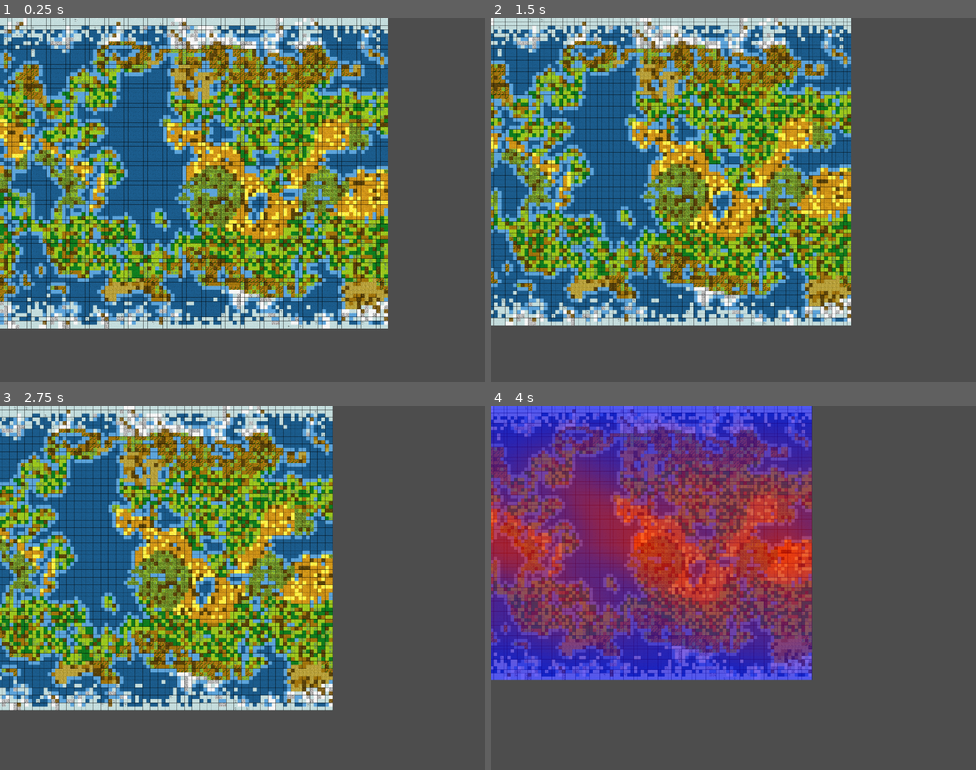
Above: before the commit, frames 1-4 (two rows, left to right).
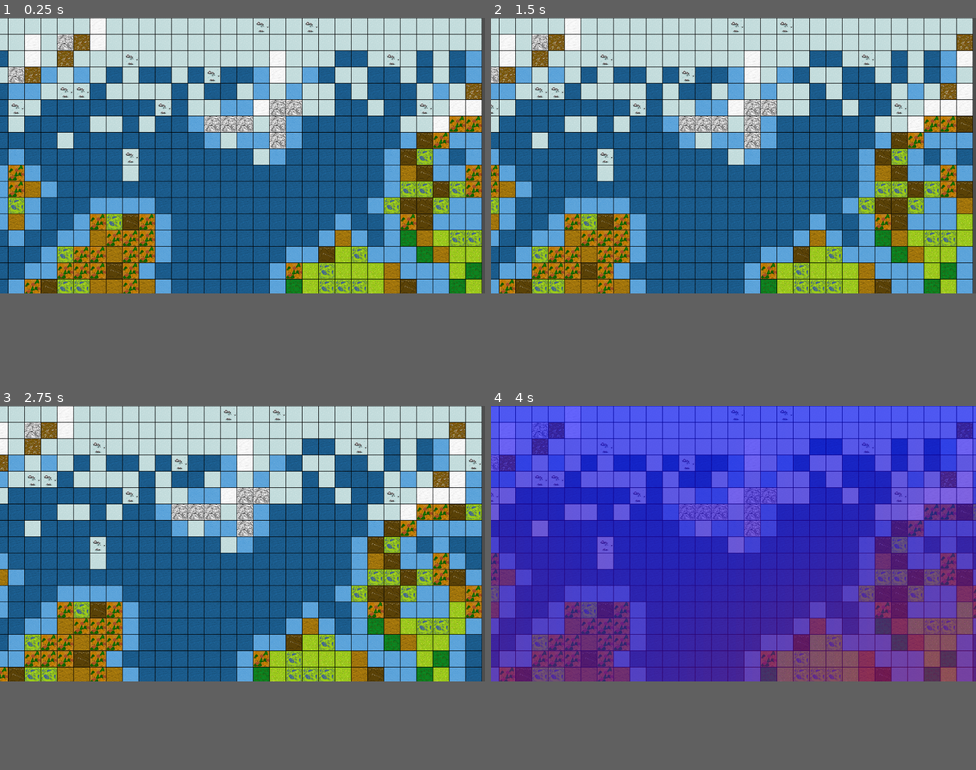
Above: after the commit, the same moments.

Repository: LenkaFT/chimeria
Game: Godot game, scene res://test.tscn
Same seed, same stepped clock (60 frames per second), same inputs: the game is played once before the commit and once after it. The project has no main scene, so this scene is started directly.
Inputs (mouse positions are in pixels of both pictures, inside the frame that each line leads up to):
- Up to frame 1 (0.25 s): no input
- Up to frame 2 (1.5 s): tap Enter at 0.5 s; move the mouse to (840, 181) at 0.52 s; hold D 0.53-1.25 s; tap E at 0.6 s; click (840, 181) at 0.67 s; tap Q at 0.8 s; tap Space at 1.25 s; drag from (636, 218) to (709, 272) at 1.27 s
- Up to frame 3 (2.75 s): tap Enter at 2 s; move the mouse to (291, 507) at 2.02 s; hold D from 2.03 s (still down); tap E at 2.1 s; click (291, 507) at 2.17 s; tap Q at 2.3 s
- Up to frame 4 (4 s): release D at 2.75 s; tap Space at 2.75 s; drag from (709, 660) to (588, 533) at 2.77 s; tap Enter at 3.5 s; move the mouse to (879, 642) at 3.52 s; hold A from 3.53 s (still down); tap 1 at 3.6 s; click (879, 642) at 3.67 s; tap Q at 3.8 s
In our replay, the window is 800x600 before the commit and 800x454 after it. These sizes can differ from the game's own. Grey fills any space a smaller window leaves; there, only what the larger window draws over its background counts as a difference.

The runs differ from the first frame. In frame 1, 75% of the frame differs, in the area x 0-100%, y 0-86%; in frame 2, 74%; in frame 3, 74%; in frame 4, 72%.

Commit message:
feat : kind of round earth

Diff:
--- a/Chimeria/classes/map.gd
+++ b/Chimeria/classes/map.gd
@@ -100,8 +100,8 @@
 		return (create_tile_instance(type, x, y, id, continentId));
 
 func replace_tile(x : int, y : int, new_tile : Tile) :
-	remove_child(grid[y][x].sprite);
-	add_child(new_tile.sprite);
+	#remove_child(grid[y][x].sprite);
+	#add_child(new_tile.sprite);
 	grid[y][x] = new_tile;
 
 func place_continents():
@@ -115,7 +115,7 @@
 		continents_array[n].epicenter_coo = {"x" : rand_x, "y" : rand_y};
 		continents_array[n].calculate_size(available_continent_tiles, continents_nb - n);
 		available_continent_tiles -= continents_array[n].size;
-		remove_child(grid[rand_y][rand_x].sprite);
+		#remove_child(grid[rand_y][rand_x].sprite);
 		replace_tile(rand_x, rand_y,
 		continents_array[n].generate_starting_tile(rand_x, rand_y, grid[rand_y][rand_x].id, continents_array[n].id));
 
@@ -243,6 +243,38 @@
 		var island = Island.new(eligible_tiles[random_index_array[n]], island_max_size, self);
 		island.expand_island(grid, eligible_tiles, self);
 
+func display_map(top_left_x : int, top_left_y : int, visible_tiles_in_pov_x : int, visible_tiles_in_pov_y : int) :
+
+	top_left_x = top_left_x / GV.tile_size;
+	top_left_y = top_left_y / GV.tile_size;
+	var it_count = top_left_x;
+
+
+	var y = top_left_y;
+	var x = top_left_x;
+	if visible_tiles_in_pov_y > GV.map_height :
+		visible_tiles_in_pov_y = GV.map_height;
+
+	#print("visible tile in x : ", visible_tiles_in_pov_x, " | visible tile in y : ", visible_tiles_in_pov_y)
+	while y <= top_left_y + (visible_tiles_in_pov_y) :
+		print("y : ", y, " to : ", top_left_y + visible_tiles_in_pov_y);
+		it_count = 0;
+		x = top_left_x;
+		while x < 0 && it_count <= ( visible_tiles_in_pov_x) :
+			remove_child(grid[y][GV.map_width + (x % GV.map_width)].sprite);
+			grid[y][x % GV.map_width].sprite.position.x = x * GV.tile_size;
+			add_child(grid[y][GV.map_width + (x % GV.map_width)].sprite);
+			x += 1;
+			it_count += 1;
+		while x >= 0 && it_count <= (visible_tiles_in_pov_x):
+			print("x : ", x, " to : ", top_left_x + visible_tiles_in_pov_x);
+			remove_child(grid[y][x % GV.map_width].sprite);
+			grid[y][x % GV.map_width].sprite.position.x = x * GV.tile_size;
+			add_child(grid[y][x % GV.map_width].sprite);
+			x += 1;
+			it_count += 1;
+		y += 1;
+
 func create_map(heat_grid, humidity_grid):
 	self.humidity_grid = humidity_grid;
 	self.heat_grid = heat_grid;
@@ -251,7 +283,7 @@
 		grid.append([])
 		for x in grid_width :
 			grid[y].append(SeaTile.new(x, y, tile_id, -1))
-			add_child(grid[y][x].sprite);
+			#add_child(grid[y][x].sprite);
 			tile_id += 1;
 
 	place_continents();
--- a/Chimeria/classes/tile.gd
+++ b/Chimeria/classes/tile.gd
@@ -2,8 +2,8 @@
 
 var id = 0;
 var continent = -1;
-@export var sprite_scale = GV.sprite_scale
-@export var size = GV.tile_size * sprite_scale;
+#@export var sprite_scale = GV.sprite_scale
+@export var size = GV.tile_size; #* sprite_scale;
 var x = 0;
 var y = 0;
 var sprite = Sprite2D.new();
--- a/Chimeria/classes/tile_classes/arctic/artic_mainland.gd
+++ b/Chimeria/classes/tile_classes/arctic/artic_mainland.gd
@@ -11,5 +11,5 @@
 	sprite.position.x = xPos * size + (size * 0.5);
 	sprite.position.y = yPos * size + (size * 0.5);
 	sprite.texture = load(texture);
-	sprite.scale *= sprite_scale;
+	#sprite.scale *= sprite_scale;
 	self.type = GV.arctic_mainland;
--- a/Chimeria/classes/tile_classes/arctic/ice_cap.gd
+++ b/Chimeria/classes/tile_classes/arctic/ice_cap.gd
@@ -11,5 +11,5 @@
 	sprite.position.x = xPos * size + (size * 0.5);
 	sprite.position.y = yPos * size + (size * 0.5);
 	sprite.texture = load(texture);
-	sprite.scale *= sprite_scale;
+	#sprite.scale *= sprite_scale;
 	self.type = GV.ice_cap;
--- a/Chimeria/classes/tile_classes/arctic/toundra.gd
+++ b/Chimeria/classes/tile_classes/arctic/toundra.gd
@@ -11,5 +11,5 @@
 	sprite.position.x = xPos * size + (size * 0.5);
 	sprite.position.y = yPos * size + (size * 0.5);
 	sprite.texture = load(texture);
-	sprite.scale *= sprite_scale;
+	#sprite.scale *= sprite_scale;
 	self.type = GV.toundra;
--- a/Chimeria/classes/tile_classes/cold_arid/steppe.gd
+++ b/Chimeria/classes/tile_classes/cold_arid/steppe.gd
@@ -11,5 +11,5 @@
 	sprite.position.x = xPos * size + (size * 0.5);
 	sprite.position.y = yPos * size + (size * 0.5);
 	sprite.texture = load(texture);
-	sprite.scale *= sprite_scale;
+	#sprite.scale *= sprite_scale;
 	self.type = GV.steppe;
--- a/Chimeria/classes/tile_classes/cold_arid/taiga.gd
+++ b/Chimeria/classes/tile_classes/cold_arid/taiga.gd
@@ -11,5 +11,5 @@
 	sprite.position.x = xPos * size + (size * 0.5);
 	sprite.position.y = yPos * size + (size * 0.5);
 	sprite.texture = load(texture);
-	sprite.scale *= sprite_scale;
+	#sprite.scale *= sprite_scale;
 	self.type = GV.taiga;
--- a/Chimeria/classes/tile_classes/equatorial/jungle.gd
+++ b/Chimeria/classes/tile_classes/equatorial/jungle.gd
@@ -11,5 +11,5 @@
 	sprite.position.x = xPos * size + (size * 0.5);
 	sprite.position.y = yPos * size + (size * 0.5);
 	sprite.texture = load(texture);
-	sprite.scale *= sprite_scale;
+	#sprite.scale *= sprite_scale;
 	self.type = GV.jungle;
--- a/Chimeria/classes/tile_classes/equatorial/tropical_higlands.gd
+++ b/Chimeria/classes/tile_classes/equatorial/tropical_higlands.gd
@@ -11,5 +11,5 @@
 	sprite.position.x = xPos * size + (size * 0.5);
 	sprite.position.y = yPos * size + (size * 0.5);
 	sprite.texture = load(texture);
-	sprite.scale *= sprite_scale;
+	#sprite.scale *= sprite_scale;
 	self.type = GV.tropical_highlands;
--- a/Chimeria/classes/tile_classes/hot_arid/desert.gd
+++ b/Chimeria/classes/tile_classes/hot_arid/desert.gd
@@ -11,5 +11,5 @@
 	sprite.position.x = xPos * size + (size * 0.5);
 	sprite.position.y = yPos * size + (size * 0.5);
 	sprite.texture = load(texture);
-	sprite.scale *= sprite_scale;
+	#sprite.scale *= sprite_scale;
 	self.type = GV.desert;
--- a/Chimeria/classes/tile_classes/hot_arid/dryland.gd
+++ b/Chimeria/classes/tile_classes/hot_arid/dryland.gd
@@ -11,5 +11,5 @@
 	sprite.position.x = xPos * size + (size * 0.5);
 	sprite.position.y = yPos * size + (size * 0.5);
 	sprite.texture = load(texture);
-	sprite.scale *= sprite_scale;
+	#sprite.scale *= sprite_scale;
 	self.type = GV.dryland;
--- a/Chimeria/classes/tile_classes/hot_arid/savannah.gd
+++ b/Chimeria/classes/tile_classes/hot_arid/savannah.gd
@@ -11,5 +11,5 @@
 	sprite.position.x = xPos * size + (size * 0.5);
 	sprite.position.y = yPos * size + (size * 0.5);
 	sprite.texture = load(texture);
-	sprite.scale *= sprite_scale;
+	#sprite.scale *= sprite_scale;
 	self.type = GV.savannah;
--- a/Chimeria/classes/tile_classes/moutain/highland.gd
+++ b/Chimeria/classes/tile_classes/moutain/highland.gd
@@ -11,5 +11,5 @@
 	sprite.position.x = xPos * size + (size * 0.5);
 	sprite.position.y = yPos * size + (size * 0.5);
 	sprite.texture = load(texture);
-	sprite.scale *= sprite_scale;
+	#sprite.scale *= sprite_scale;
 	self.type = GV.highland;
--- a/Chimeria/classes/tile_classes/moutain/mountain.gd
+++ b/Chimeria/classes/tile_classes/moutain/mountain.gd
@@ -11,5 +11,5 @@
 	sprite.position.x = xPos * size + (size * 0.5);
 	sprite.position.y = yPos * size + (size * 0.5);
 	sprite.texture = load(texture);
-	sprite.scale *= sprite_scale;
+	#sprite.scale *= sprite_scale;
 	self.type = GV.mountain;
--- a/Chimeria/classes/tile_classes/moutain/snowy_mountain.gd
+++ b/Chimeria/classes/tile_classes/moutain/snowy_mountain.gd
@@ -11,5 +11,5 @@
 	sprite.position.x = xPos * size + (size * 0.5);
 	sprite.position.y = yPos * size + (size * 0.5);
 	sprite.texture = load(texture);
-	sprite.scale *= sprite_scale;
+	#sprite.scale *= sprite_scale;
 	self.type = GV.snowy_mountains;
--- a/Chimeria/classes/tile_classes/temperate/forest.gd
+++ b/Chimeria/classes/tile_classes/temperate/forest.gd
@@ -11,5 +11,5 @@
 	sprite.position.x = xPos * size + (size * 0.5);
 	sprite.position.y = yPos * size + (size * 0.5);
 	sprite.texture = load(texture);
-	sprite.scale *= sprite_scale;
+	#sprite.scale *= sprite_scale;
 	self.type = GV.forest;
--- a/Chimeria/classes/tile_classes/temperate/marsh.gd
+++ b/Chimeria/classes/tile_classes/temperate/marsh.gd
@@ -11,5 +11,5 @@
 	sprite.position.x = xPos * size + (size * 0.5);
 	sprite.position.y = yPos * size + (size * 0.5);
 	sprite.texture = load(texture);
-	sprite.scale *= sprite_scale;
+	#sprite.scale *= sprite_scale;
 	self.type = GV.marsh;
--- a/Chimeria/classes/tile_classes/temperate/prairie.gd
+++ b/Chimeria/classes/tile_classes/temperate/prairie.gd
@@ -11,5 +11,5 @@
 	sprite.position.x = xPos * size + (size * 0.5);
 	sprite.position.y = yPos * size + (size * 0.5);
 	sprite.texture = load(texture);
-	sprite.scale *= sprite_scale;
+	#sprite.scale *= sprite_scale;
 	self.type = GV.prairie;
--- a/Chimeria/classes/tile_classes/watter/scarces_icegrasped_islands.gd
+++ b/Chimeria/classes/tile_classes/watter/scarces_icegrasped_islands.gd
@@ -11,5 +11,5 @@
 	sprite.position.x = xPos * size + (size * 0.5);
 	sprite.position.y = yPos * size + (size * 0.5);
 	sprite.texture = load(texture);
-	sprite.scale *= sprite_scale;
+	#sprite.scale *= sprite_scale;
 	self.type = GV.scarces_icegrasped_islands;
--- a/Chimeria/classes/tile_classes/watter/scarces_luxurious_islands.gd
+++ b/Chimeria/classes/tile_classes/watter/scarces_luxurious_islands.gd
@@ -11,5 +11,5 @@
 	sprite.position.x = xPos * size + (size * 0.5);
 	sprite.position.y = yPos * size + (size * 0.5);
 	sprite.texture = load(texture);
-	sprite.scale *= sprite_scale;
+	#sprite.scale *= sprite_scale;
 	self.type = GV.scarces_luxurious_islands;
--- a/Chimeria/classes/tile_classes/watter/scarces_rocky_islands.gd
+++ b/Chimeria/classes/tile_classes/watter/scarces_rocky_islands.gd
@@ -11,5 +11,5 @@
 	sprite.position.x = xPos * size + (size * 0.5);
 	sprite.position.y = yPos * size + (size * 0.5);
 	sprite.texture = load(texture);
-	sprite.scale *= sprite_scale;
+	#sprite.scale *= sprite_scale;
 	self.type = GV.scarces_rocky_islands;
--- a/Chimeria/classes/tile_classes/watter/sea.gd
+++ b/Chimeria/classes/tile_classes/watter/sea.gd
@@ -11,5 +11,5 @@
 	sprite.position.x = xPos * size + (size * 0.5);
 	sprite.position.y = yPos * size + (size * 0.5);
 	sprite.texture = load(texture);
-	sprite.scale *= sprite_scale;
+	#sprite.scale *= sprite_scale;
 	self.type = GV.sea;
--- a/Chimeria/classes/tile_classes/watter/shallow_watter.gd
+++ b/Chimeria/classes/tile_classes/watter/shallow_watter.gd
@@ -11,5 +11,5 @@
 	sprite.position.x = xPos * size + (size * 0.5);
 	sprite.position.y = yPos * size + (size * 0.5);
 	sprite.texture = load(texture);
-	sprite.scale *= sprite_scale;
+	#sprite.scale *= sprite_scale;
 	self.type = GV.shallow_watters;
--- a/Chimeria/classes/weather_forecast.gd
+++ b/Chimeria/classes/weather_forecast.gd
@@ -18,13 +18,13 @@
 	make_permutation();
 	perlin_noise(heat_grid, "heat");
 
-func create_humidity_grid(map : Map) :
+func create_humidity_grid() :
 	permutation = [];
 	make_permutation();
 	perlin_noise(humidity_grid, "humidity");
 
 func _draw():
-	var rect_width = GV.tile_size * GV.sprite_scale;
+	var rect_width = GV.tile_size; #* GV.sprite_scale;
 
 	if heat_overlay_requested == true :
 		for y in heat_grid.size() :
--- a/Chimeria/game.gd
+++ b/Chimeria/game.gd
@@ -5,38 +5,86 @@
 var camera : Camera2D;
 # Called when the node enters the scene tree for the first time.
 func _ready():
-	camera = get_node("Camera2D")
+	camera = get_node("Camera2D");
+	camera.set_limit(SIDE_TOP, 0)
+	camera.set_limit(SIDE_BOTTOM, GV.map_height * GV.tile_size)
 	map = get_node("Map");
 	weather_forecast = get_node("WeatherForecast");
 	weather_forecast.create_heat_grid();
-	weather_forecast.create_humidity_grid(map);
+	weather_forecast.create_humidity_grid();
 	map.create_map(weather_forecast.heat_grid, weather_forecast.humidity_grid);
+	var visible_tiles_in_pov_x = camera.get_viewport_rect().size.x / (camera.zoom.x * GV.tile_size)
+	var visible_tiles_in_pov_y = camera.get_viewport_rect().size.y / (camera.zoom.y * GV.tile_size)
+	map.display_map(camera.global_position.x, camera.global_position.y, visible_tiles_in_pov_x, visible_tiles_in_pov_y)
+
+func move_down() :
+	var camera_treshold = camera.limit_bottom - (camera.get_viewport_rect().size.y / (camera.zoom.y * GV.tile_size) * GV.tile_size);
+	if camera.global_position.y + GV.tile_size <= camera_treshold:
+		camera.global_position += Vector2.DOWN * (GV.tile_size);
+	elif camera.global_position.y + GV.tile_size - camera_treshold < GV.tile_size :
+		camera.global_position += Vector2.DOWN * (camera.global_position.y + GV.tile_size - camera_treshold);
+
+func move_up() :
+	if camera.global_position.y - GV.tile_size >= camera.limit_top:
+		camera.global_position += Vector2.UP * (GV.tile_size);
+	elif camera.global_position.y - GV.tile_size >= camera.limit_top - GV.tile_size:
+		camera.global_position += Vector2.UP * ((camera.global_position.y - GV.tile_size) * -1);
+
+func move_left() :
+	pass ;
+
+func move_right() :
+	pass ;
 
 func _input(event):
 	if event is InputEventKey and event.pressed:
-		if event.keycode == KEY_A:
-			camera.global_position += Vector2.LEFT * 100;
-		if event.keycode == KEY_D:
-			camera.global_position += Vector2.RIGHT * 100;
-		if event.keycode == KEY_W:
-			camera.global_position += Vector2.UP * 100;
-		if event.keycode == KEY_S:
-			camera.global_position += Vector2.DOWN * 100;
-		if event.keycode == KEY_E :
-			camera.set_zoom(camera.zoom * Vector2(1.1, 1.1));
-			print("Zoom : ", camera.zoom);
-		if event.keycode == KEY_Q :
-			camera.set_zoom(camera.zoom * Vector2(0.9,0.9));
-			print("Zoom : ", camera.zoom);
+		if event.keycode == KEY_ESCAPE:
+			get_tree().quit();
+		elif event.keycode == KEY_A:
+			camera.global_position += Vector2.LEFT * (GV.tile_size);
+			move_left();
+		elif event.keycode == KEY_D:
+			camera.global_position += Vector2.RIGHT * (GV.tile_size);
+		elif event.keycode == KEY_W :
+			move_up();
+		elif event.keycode == KEY_S :
+			move_down();
 
 	elif event is InputEventMouseButton :
+		var new_zoom;
 		if event.button_index == MOUSE_BUTTON_WHEEL_DOWN and event.pressed :
-			camera.set_zoom(camera.zoom * Vector2(0.9,0.9));
-			print("down")
+			if (camera.global_position.y + camera.get_viewport_rect().size.y) / GV.tile_size > GV.map_height / 2 :
+				print("offset -1");
+				camera.drag_vertical_offset = -1;
+			else :
+				print("offset 1");
+				camera.drag_vertical_offset = 1;
+			new_zoom = camera.zoom * Vector2(0.9,0.9);
+			if GV.map_height * (GV.tile_size * new_zoom.y) < camera.get_viewport_rect().size.y:
+				return ;
+			camera.set_zoom(new_zoom);
+			print("Zoom : ", camera.zoom);
 		if event.button_index == MOUSE_BUTTON_WHEEL_UP and event.pressed:
-			camera.set_zoom(camera.zoom * Vector2(1.1, 1.1));
-			print("up")
+			new_zoom = camera.zoom * Vector2(1.1, 1.1);
+			if new_zoom.x > 2 || new_zoom.y > 2:
+				return;
+			camera.set_zoom(new_zoom);
+			print("Zoom : ", camera.zoom);
 
 # Called every frame. 'delta' is the elapsed time since the previous frame.
 func _process(delta):
+	var visible_tiles_in_pov_x = camera.get_viewport_rect().size.x / (camera.zoom.x * GV.tile_size)
+	var visible_tiles_in_pov_y = camera.get_viewport_rect().size.y / (camera.zoom.y * GV.tile_size)
+	map.display_map(camera.global_position.x, camera.global_position.y, visible_tiles_in_pov_x, visible_tiles_in_pov_y)
+	#if camera.global_position.x + camera.get_window();
+
+	#if camera.global_position.x / GV.tile_size + (camera.get_viewport_rect().size.x / (camera.zoom.x * GV.tile_size)) > GV.map_width :
+		#print("OVER EDGES")
+	#else :
+		#print("window width : ", get_viewport_rect().size.x);
+		#print("tile size : ", GV.tile_size, " tile size * zoom lvl : ", (camera.zoom.x * GV.tile_size))
+		#print ("camera x : ", camera.global_position.x / GV.tile_size)
+		#print("camera right : ", (camera.get_viewport_rect().size.x / (camera.zoom.x * GV.tile_size)));
+		#print("sum : ", camera.global_position.x / GV.tile_size + (camera.get_viewport_rect().size.x / (camera.zoom.x * GV.tile_size)));
+		#print(GV.map_width);
 	pass
--- a/Chimeria/project.godot
+++ b/Chimeria/project.godot
@@ -20,5 +20,6 @@
 
 [display]
 
-window/size/viewport_width=2000
-window/size/viewport_height=1500
+window/size/viewport_width=1900
+window/size/viewport_height=1080
+window/stretch/mode="viewport"
--- /dev/null
+++ b/Chimeria/window.gd
@@ -0,0 +1,12 @@
+extends Window
+
+
+# Called when the node enters the scene tree for the first time.
+func _ready():
+	self.size = DisplayServer.screen_get_size();
+	pass # Replace with function body.
+
+
+# Called every frame. 'delta' is the elapsed time since the previous frame.
+func _process(delta):
+	pass
